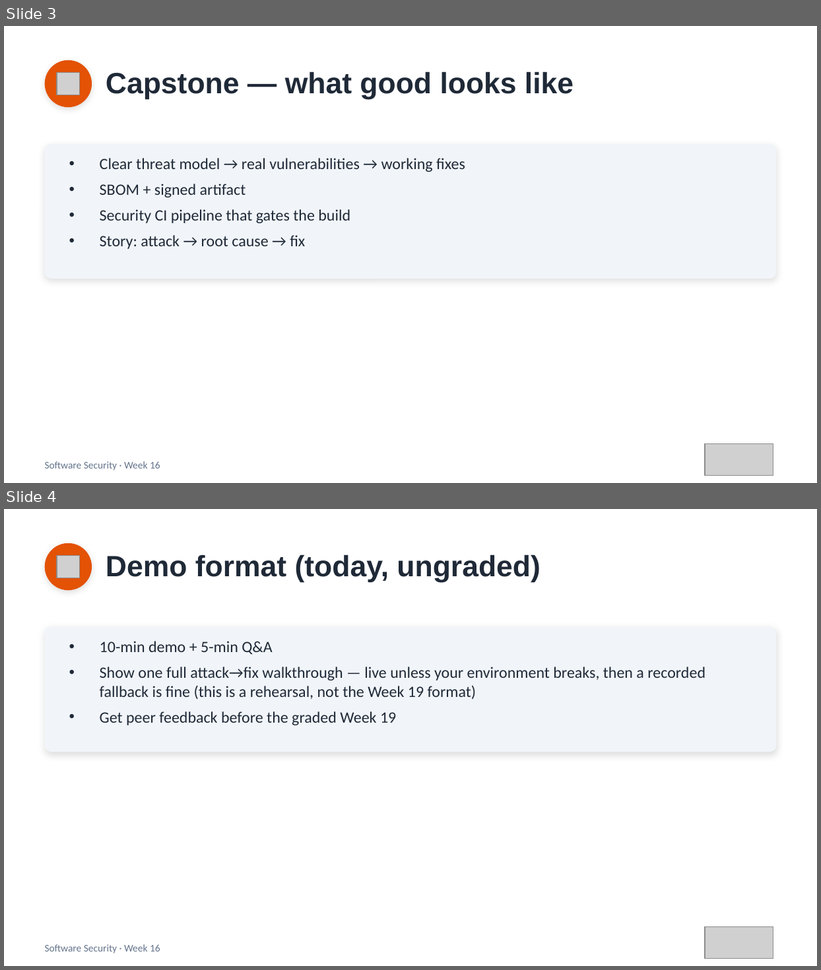
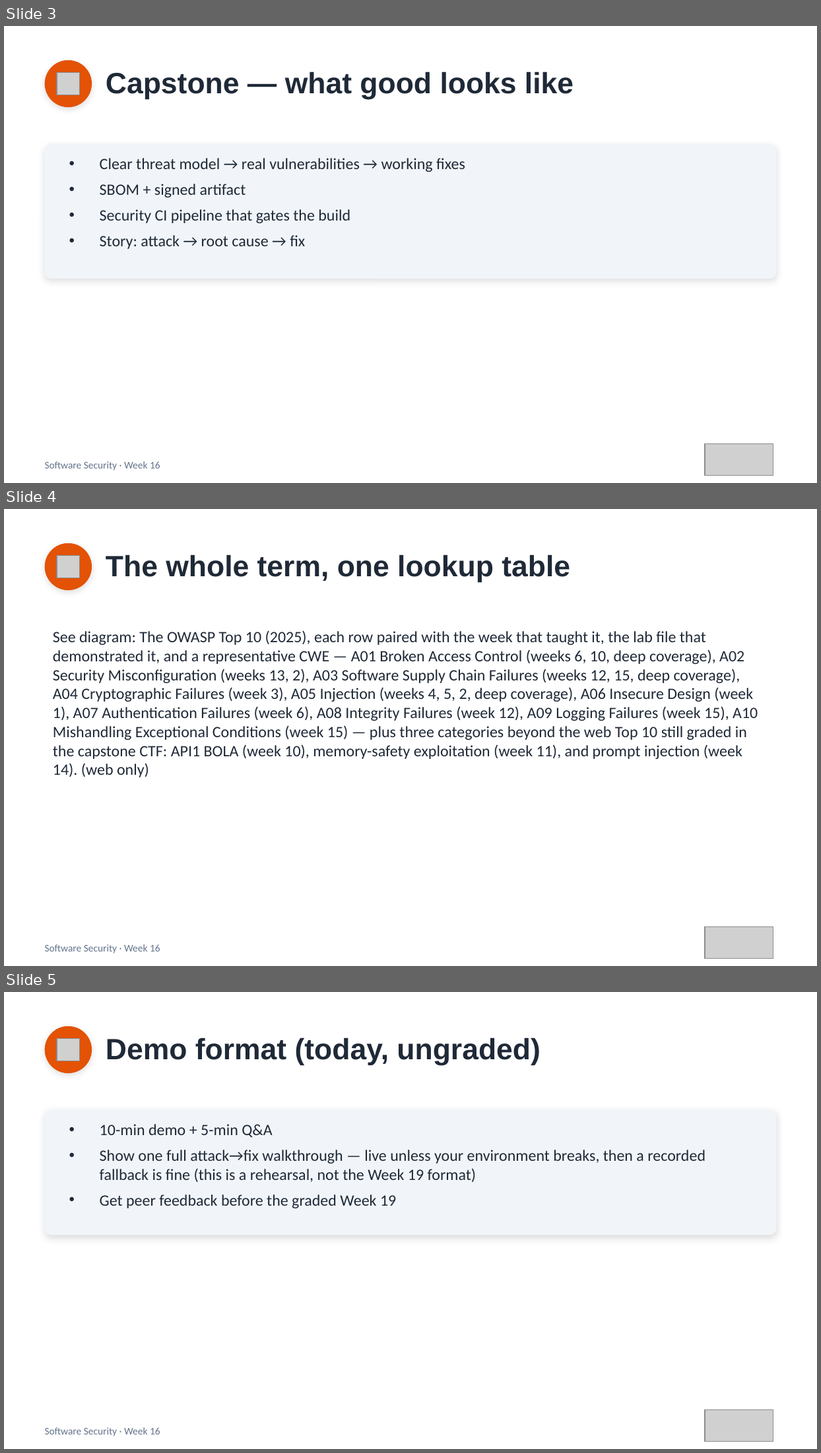
Before and after one commit to 6531503085Sutapat/software-security, a slide deck: slides/pptx/week16.pptx. Shown one above the other, each under a label of ours: slides 3 and 4 before the commit, slides 3, 4 and 5 after it. The pictures are 821x970 and 821x1453 pixels, drawn with LibreOffice and Linux fonts; fonts in the diff are those of the drawing; grey boxes stand for pictures. Boxes give left, top, right and bottom in pixels: in the first picture for what was removed or moved away, otherwise in the second. Text is boxed around its words. In the diff, an @@ line names an element or a change of style, - is before the commit and + after.

```diff
--- a/slides/pptx/week16.pptx
+++ b/slides/pptx/week16.pptx
@@ slide 4 added at [4, 509, 817, 966], background #FFFFFF @@
@@ ellipse added at [45, 543, 92, 590], fill #E35205 @@
@@ picture added at [57, 555, 80, 578] @@
@@ text added at [106, 555, 570, 582], 26 pt, text #1F2937, bold @@
+The whole term, one lookup table
@@ text added at [53, 630, 758, 778], 14 pt, text #1F2937 @@
+See diagram: The OWASP Top 10 (2025), each row paired with the week that taught it, the lab file that demonstrated it, and a representative CWE — A01 Broken Access Control (weeks 6, 10, deep coverage), A02 Security Misconfiguration (weeks 13, 2), A03 Software Supply Chain Failures (weeks 12, 15, deep coverage), A04 Cryptographic Failures (week 3), A05 Injection (weeks 4, 5, 2, deep coverage), A06 Insecure Design (week 1), A07 Authentication Failures (week 6), A08 Integrity Failures (week 12), A09 Logging Failures (week 15), A10 Mishandling Exceptional Conditions (week 15) — plus three categories beyond the web Top 10 still graded in the capstone CTF: API1 BOLA (week 10), memory-safety exploitation (week 11), and prompt injection (week 14). (web only)
@@ picture added at [705, 927, 773, 958] @@
@@ text added at [45, 945, 160, 954], 9 pt, text #64748B @@
+Software Security · Week 16
@@ what was slide 4 is now slide 5 @@
```
Also in this commit, not shown: 7 other files.
